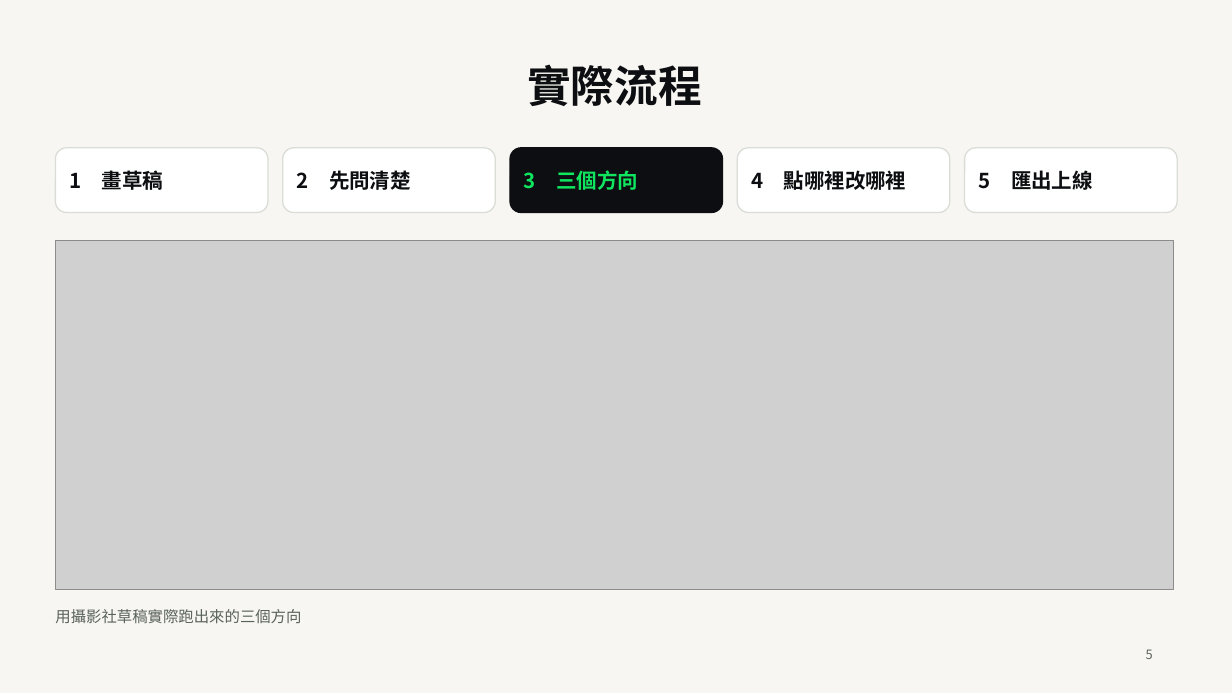
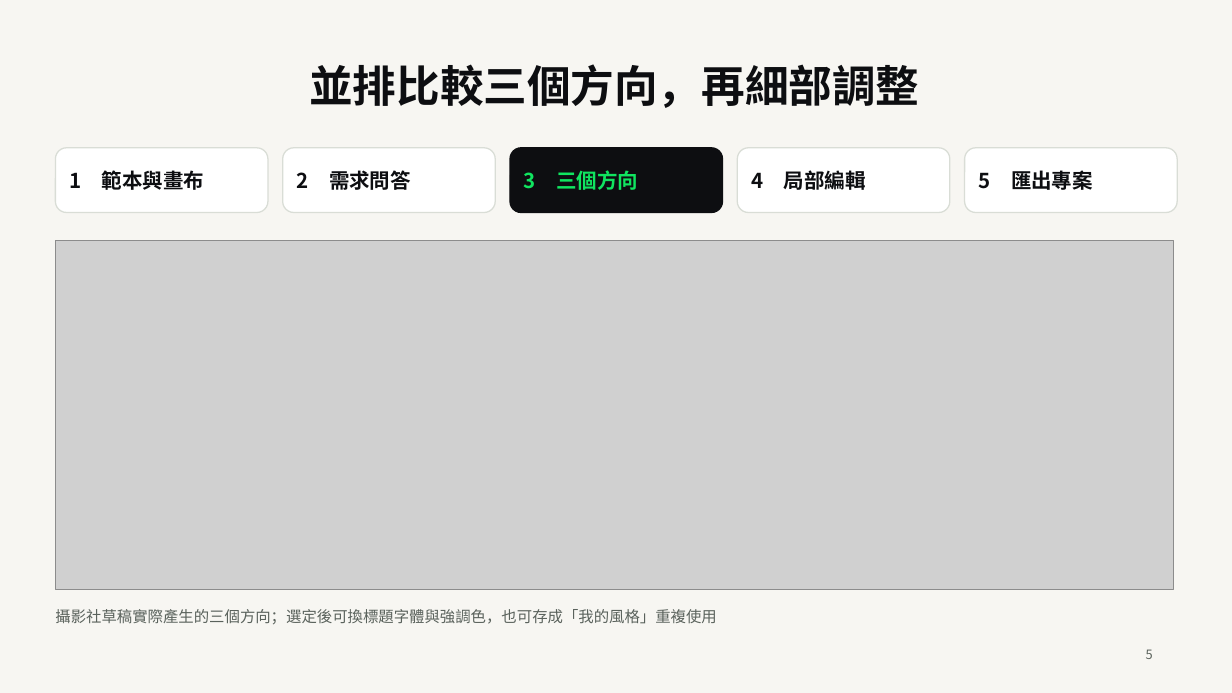
Before and after one commit to ChewyChloe/Sketch2Site, a slide deck: slide 5 of docs/demo-day/Sketch2Site-DemoDay-v1.pptx. Drawn at 1232x693 pixels with LibreOffice and Linux fonts; fonts in the diff are those of the drawing; grey boxes stand for pictures. Boxes give left, top, right and bottom in pixels: in the first picture for what was removed or moved away, otherwise in the second. Text is boxed around its words. In the diff, an @@ line names an element or a change of style, - is before the commit and + after.

```diff
--- a/docs/demo-day/Sketch2Site-DemoDay-v1.pptx
+++ b/docs/demo-day/Sketch2Site-DemoDay-v1.pptx
@@ title at bbox=[309, 64, 919, 108]: text changed @@
-實際流程
+並排比較三個方向，再細部調整
@@ text at bbox=[69, 170, 204, 190]: text changed @@
-1 畫草稿
+1 範本與畫布
@@ text at bbox=[297, 170, 411, 190]: text changed @@
-2 先問清楚
+2 需求問答
@@ text at bbox=[751, 168, 866, 194]: text changed @@
-4 點哪裡改哪裡
+4 局部編輯
@@ text at bbox=[978, 170, 1093, 190]: text changed @@
-5 匯出上線
+5 匯出專案
@@ text at bbox=[55, 609, 716, 624]: text changed @@
-用攝影社草稿實際跑出來的三個方向
+攝影社草稿實際產生的三個方向；選定後可換標題字體與強調色，也可存成「我的風格」重複使用
```
Also in this commit, not shown: 3 other slides changed, 2 slides added, 2 slides removed, 8 other files.
